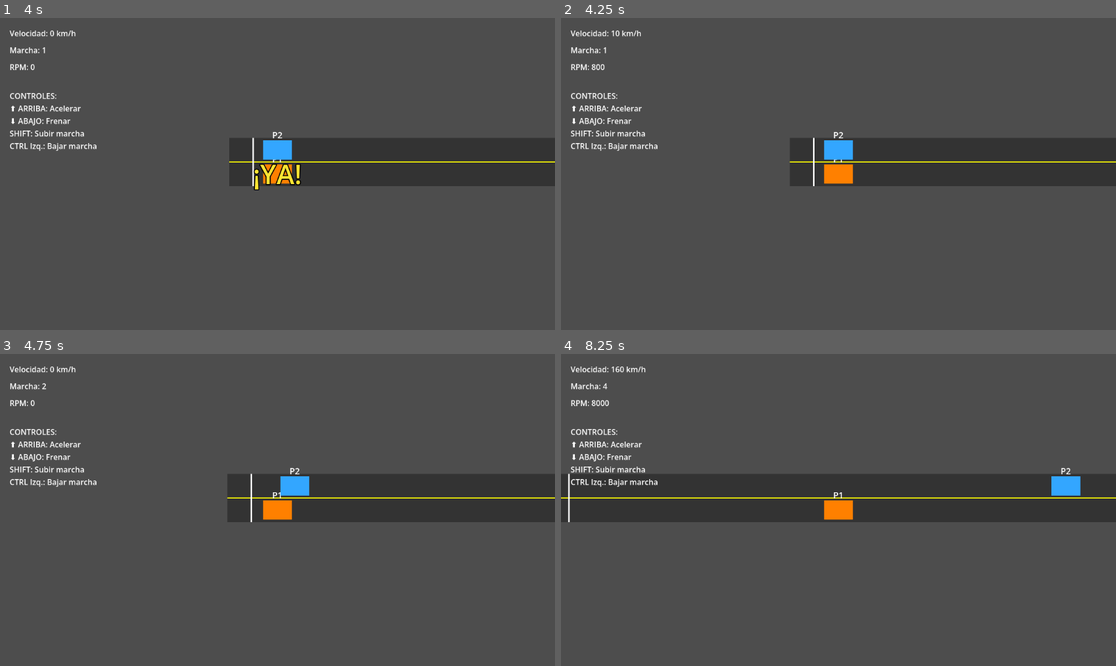
Above: before the commit, frames 1-4 (two rows, left to right).
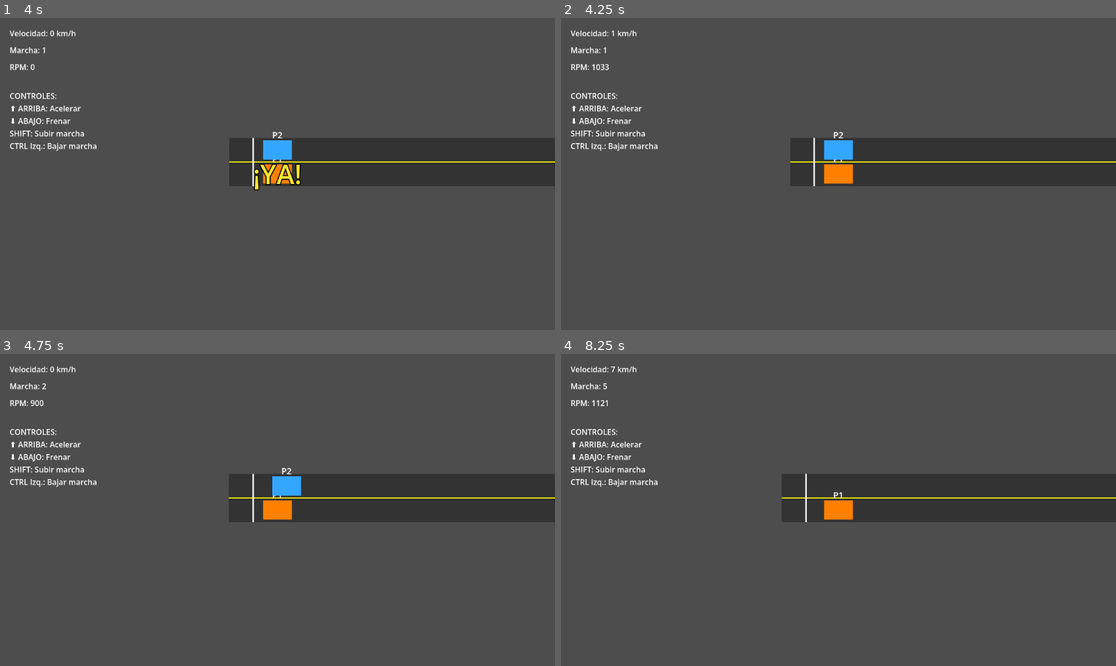
Above: after the commit, the same moments.

Repository: sanguchedemiga222-cloud/pixel-drag-racer
Game: Godot game, scene res://scenes/main.tscn
Same seed, same stepped clock (60 frames per second), same inputs: the game is played once before the commit and once after it.
Inputs:
- Up to frame 1 (4 s): click "Jugar" at 0.5 s; tap Enter at 1.25, 2.75 s; hold Up (ui_up) 1.28-2.03 s; tap Shift at 1.35, 2.1, 3.05, 3.6 s; tap Space at 2, 3.5 s; hold Down (ui_down) 2.03-2.78 s; hold Up (ui_up) from 2.78 s (still down); tap Ctrl at 2.85 s
- Up to frame 2 (4.25 s): keep holding Up (ui_up)
- Up to frame 3 (4.75 s): release Up (ui_up) at 4.28 s; hold Down (ui_down) from 4.28 s (still down); tap Shift at 4.35 s
- Up to frame 4 (8.25 s): tap Ctrl at 5.1, 7.35 s; tap Shift at 5.3, 5.85, 6.6, 7.55, 8.1 s; release Down (ui_down) at 6.53 s; hold Up (ui_up) from 6.53 s (still down)

Frame 1 is identical in both runs. In frame 2, 0.1% of the frame differs, in the area x 5-46%, y 4-54%; in frame 3, 0.4%; in frame 4, 6.5%, in the area x 0-94%, y 4-54%.

Commit message:
Ajusta aceleración y RPM de P1, añade quinta marcha y limita al rival a 260 km/h

Diff:
--- a/PixelDragRacer-main/scripts/car.gd
+++ b/PixelDragRacer-main/scripts/car.gd
@@ -2,20 +2,24 @@
 
 @export var racer_tag: String = "P1"
 
-# Velocidad y aceleración en unidades de Godot (get_current_speed convierte a km/h).
+# La velocidad interna se expresa en km/h; se convierte a unidades de movimiento al mover el auto.
 var speed := 0.0
-var max_speed := 250.0
-var acceleration := 300.0
-var friction := 200.0
+var friction := 5.0
+var braking_deceleration := 35.0
 var is_accelerating := false
 var is_braking := false
 var controls_enabled := true
 
-# Cambios manuales: SHIFT sube y CTRL izquierdo baja.
+# Velocidad máxima por marcha. La quinta permite llegar a 250 km/h.
+const GEAR_MAX_SPEEDS_KMH: Array[float] = [80.0, 125.0, 170.0, 210.0, 250.0]
+# Aceleración decreciente en marchas altas para que la velocidad suba progresivamente.
+const GEAR_ACCELERATION_KMH_PER_SEC: Array[float] = [18.0, 13.0, 9.0, 6.5, 4.5]
+
 var current_gear := 0
-var max_gears := 4
-var gear_rpm := 0.0
+var gear_rpm := 900.0
 var max_rpm := 8000.0
+const RPM_RESPONSE := 3500.0
+const SPEED_TO_PIXELS := 2.5
 
 func _ready() -> void:
 	$Tag.text = racer_tag
@@ -40,7 +44,7 @@
 		return
 	handle_input()
 	update_speed(delta)
-	velocity = Vector2(speed, 0.0)
+	velocity = Vector2(speed * SPEED_TO_PIXELS, 0.0)
 	move_and_slide()
 
 func handle_input() -> void:
@@ -49,22 +53,20 @@
 
 func update_speed(delta: float) -> void:
 	if is_accelerating:
-		var current_acceleration = acceleration
-		if current_gear > 0:
-			current_acceleration += current_gear * 50.0
-		speed += current_acceleration * delta
-		var gear_max_speed = max_speed + (current_gear * 50.0)
-		speed = minf(speed, gear_max_speed)
+		speed += GEAR_ACCELERATION_KMH_PER_SEC[current_gear] * delta
+		speed = minf(speed, GEAR_MAX_SPEEDS_KMH[current_gear])
 	elif is_braking:
-		speed = maxf(0.0, speed - friction * 3.0 * delta)
+		speed = maxf(0.0, speed - braking_deceleration * delta)
 	else:
 		speed = maxf(0.0, speed - friction * delta)
 
-	var gear_max_speed = max_speed + (current_gear * 50.0)
-	gear_rpm = minf((speed / gear_max_speed) * max_rpm, max_rpm)
+	# Las RPM responden gradualmente y bajan al pasar a una marcha superior.
+	var rpm_ratio := clampf(speed / GEAR_MAX_SPEEDS_KMH[current_gear], 0.0, 1.0)
+	var target_rpm := lerpf(900.0, max_rpm, rpm_ratio)
+	gear_rpm = move_toward(gear_rpm, target_rpm, RPM_RESPONSE * delta)
 
 func shift_up() -> void:
-	if current_gear < max_gears - 1:
+	if current_gear < GEAR_MAX_SPEEDS_KMH.size() - 1:
 		current_gear += 1
 		print("Cambio manual a marcha %d" % (current_gear + 1))
 
@@ -74,7 +76,7 @@
 		print("Cambio manual a marcha %d" % (current_gear + 1))
 
 func get_current_speed() -> int:
-	return int(speed / 2.5)
+	return int(speed)
 
 func get_current_gear() -> int:
 	return current_gear + 1
--- a/PixelDragRacer-main/scripts/main.gd
+++ b/PixelDragRacer-main/scripts/main.gd
@@ -19,6 +19,7 @@
 var countdown_label: Label
 
 const FINISH_X := 3950.0
+const RIVAL_SPEED_TO_PIXELS := 2.5
 
 func _ready() -> void:
 	randomize()
@@ -40,7 +41,7 @@
 	if not race_started or race_finished or not is_instance_valid(car) or not is_instance_valid(rival):
 		return
 
-	# P2 varía su ritmo durante la carrera y también entre partidas.
+	# P2 tiene un máximo distinto por carrera (230–260 km/h) y pequeñas variaciones durante la marcha.
 	rival_change_timer -= delta
 	if rival_change_timer <= 0.0:
 		choose_rival_target_speed()
@@ -73,12 +74,14 @@
 
 func configure_rival_for_new_race() -> void:
 	rival_speed = 0.0
-	rival_max_speed = randf_range(220.0, 320.0)
-	rival_acceleration = randf_range(140.0, 230.0)
+	# Se fija un límite aleatorio por partida, nunca superior a 260 km/h.
+	var rival_max_speed_kmh := randf_range(230.0, 260.0)
+	rival_max_speed = rival_max_speed_kmh * RIVAL_SPEED_TO_PIXELS
+	rival_acceleration = randf_range(30.0, 45.0) * RIVAL_SPEED_TO_PIXELS
 	choose_rival_target_speed()
 
 func choose_rival_target_speed() -> void:
-	rival_target_speed = randf_range(rival_max_speed * 0.72, rival_max_speed)
+	rival_target_speed = randf_range(rival_max_speed * 0.88, rival_max_speed)
 	rival_change_timer = randf_range(1.5, 3.5)
 
 func finish_race(winner: String) -> void:
